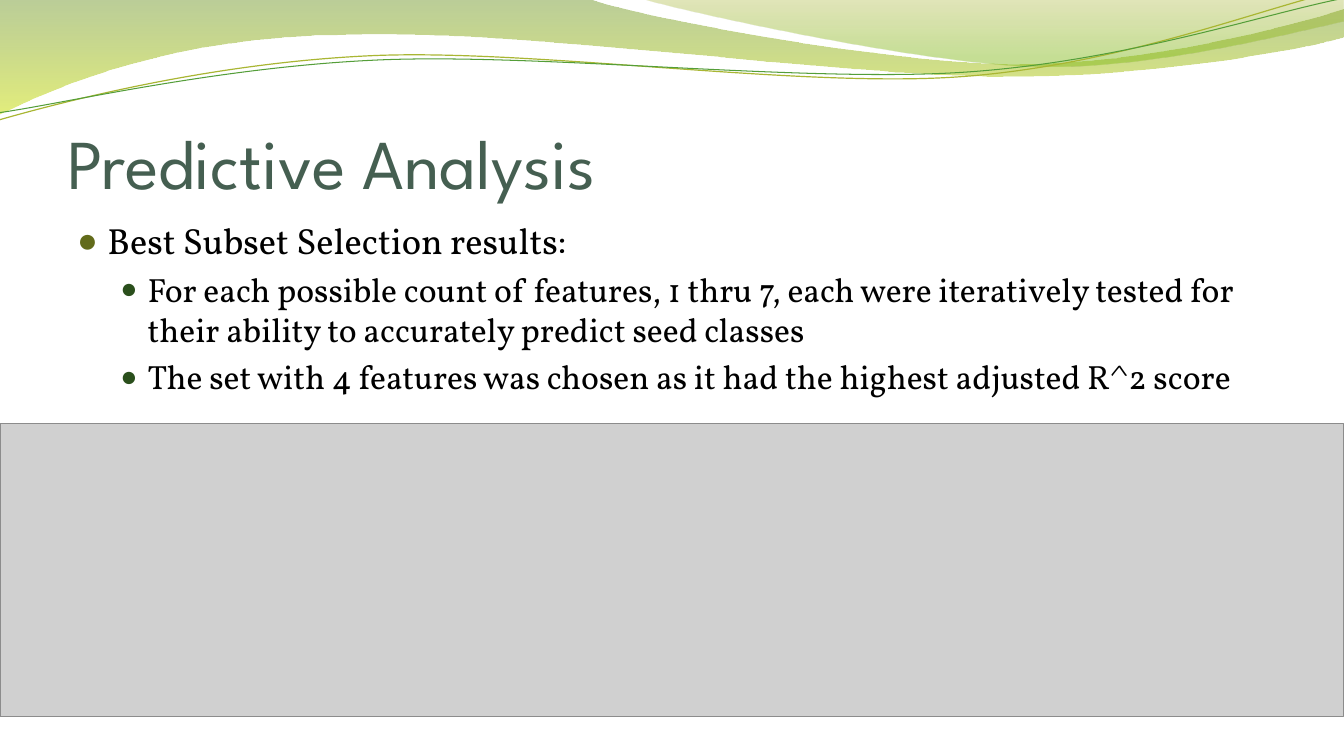
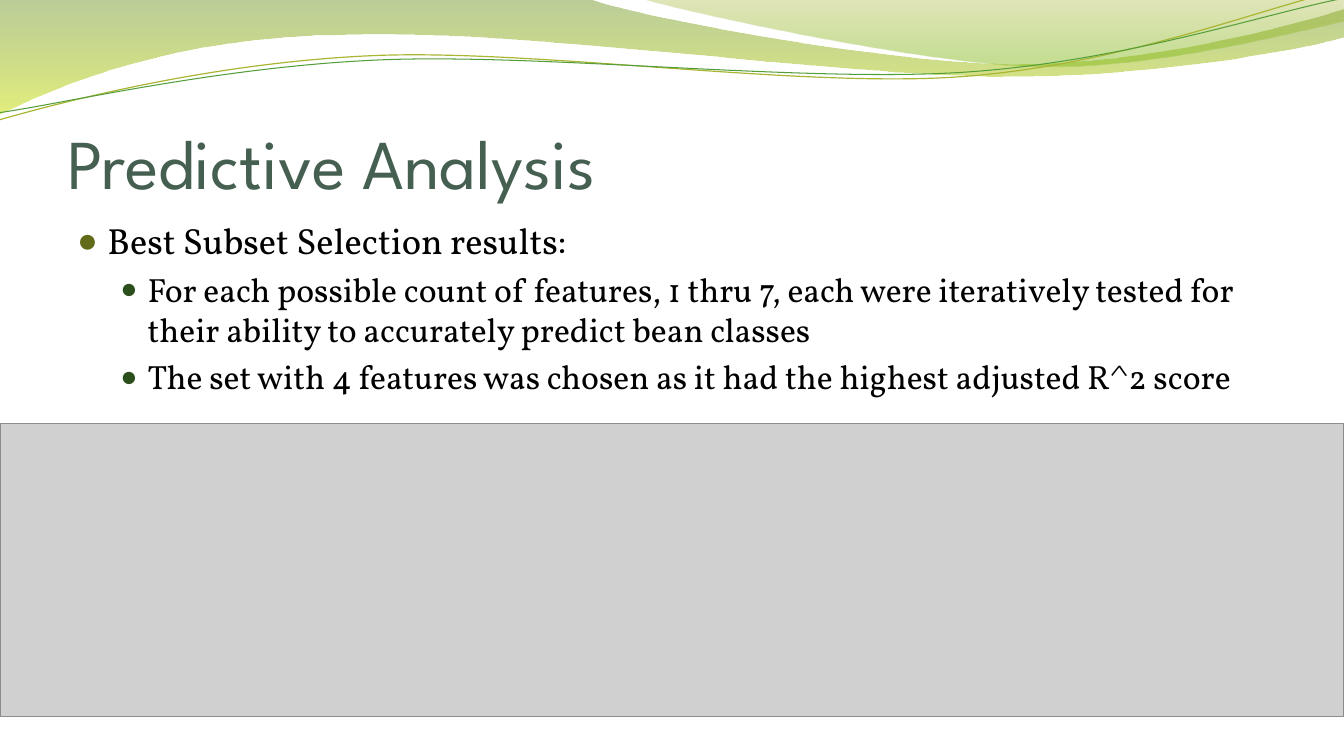
Before and after one commit to ggunaward/Analytics-Portfolio, a slide deck: slide 14 of R/STAT 602 - Applied Statistics II/Classification Project Seeds/Midterm Project - Gavin Gunawardena.pptx. Drawn at 1344x756 pixels with LibreOffice and Linux fonts; fonts in the diff are those of the drawing; grey boxes stand for pictures; background and template pictures are left out. Boxes give left, top, right and bottom in pixels: in the first picture for what was removed or moved away, otherwise in the second. Text is boxed around its words. In the diff, an @@ line names an element or a change of style, - is before the commit and + after.

```diff
--- a/R/STAT 602 - Applied Statistics II/Classification Project Seeds/Midterm Project - Gavin Gunawardena.pptx
+++ b/R/STAT 602 - Applied Statistics II/Classification Project Seeds/Midterm Project - Gavin Gunawardena.pptx
@@ text at bbox=[148, 278, 1233, 351]: text changed @@
-  ● For each possible count of features, 1 thru 7, each were iteratively tested for their ability to accurately predict seed classes
+  ● For each possible count of features, 1 thru 7, each were iteratively tested for their ability to accurately predict bean classes
```
Also in this commit, not shown: 1 other file.
